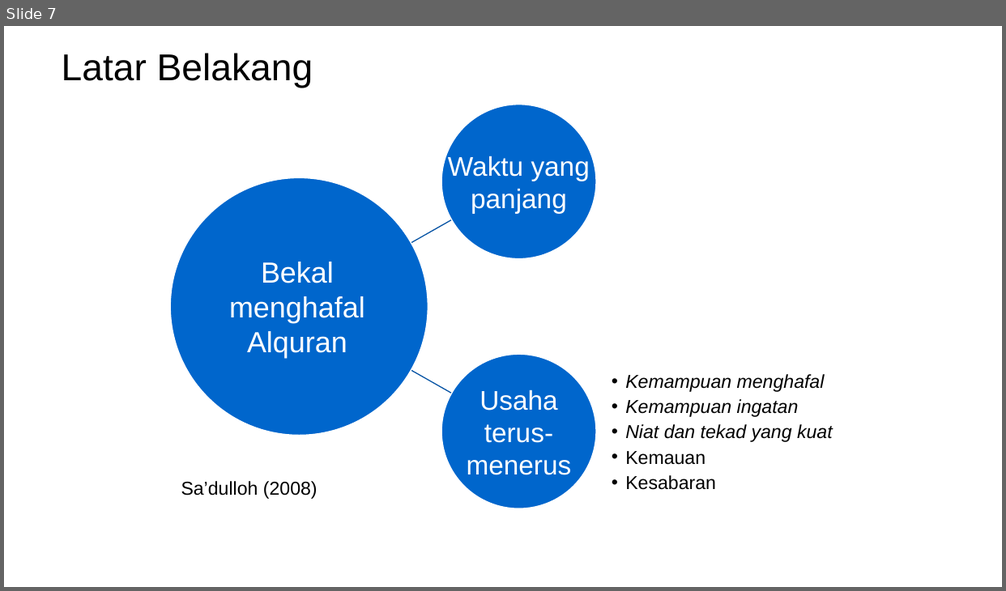
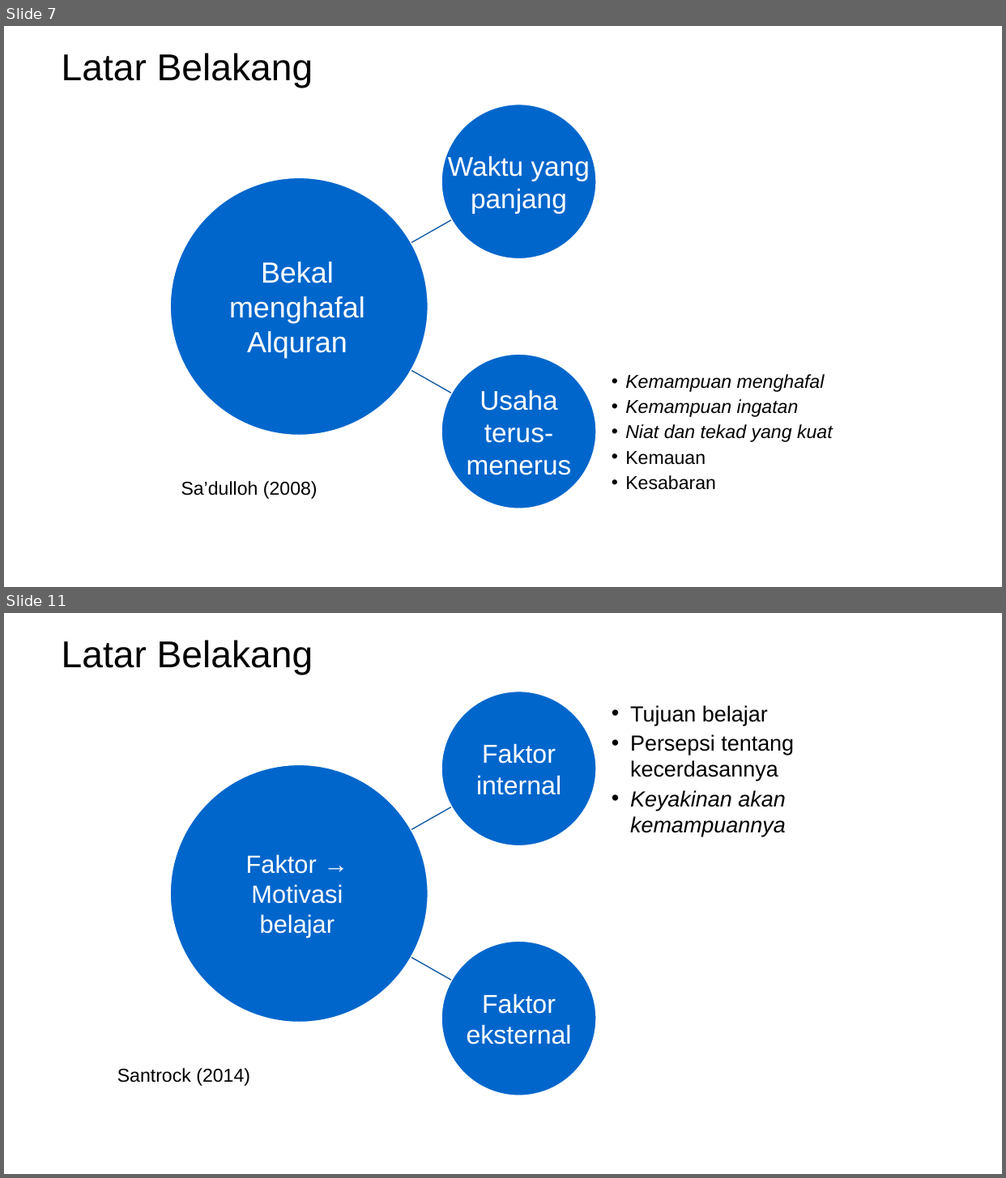
Before and after one commit to mzaini30/skripsi, a slide deck: seminar proposal.pptx. Shown one above the other, each under a label of ours: slide 7 before the commit, slides 7 and 11 after it; the slides between them are not shown. The pictures are 1006x591 and 1006x1178 pixels, drawn with LibreOffice and Linux fonts; fonts in the diff are those of the drawing; background and template pictures are left out. Boxes give left, top, right and bottom in pixels: in the first picture for what was removed or moved away, otherwise in the second. Text is boxed around its words. In the diff, an @@ line names an element or a change of style, - is before the commit and + after.

```diff
--- a/seminar proposal.pptx
+++ b/seminar proposal.pptx
@@ slide 11 added at <box>4,613,1002,1174</box>, background picture (left out) @@
@@ title added at <box>62,640,313,675</box>, 36 pt, text #000000 @@
+Latar Belakang
@@ text added at <box>246,854,343,937</box>, 24 pt, text #FFFFFF @@
+Faktor → Motivasi belajar
@@ group added at <box>170,692,794,1096</box>: 3 ellipses, 3 texts, 2 freeform shapes @@
+Faktor internal
+  • Tujuan belajar
+  • Persepsi tentang kecerdasannya
+  • Keyakinan akan kemampuannya
+Faktor eksternal
@@ text added at <box>117,1068,250,1086</box>, 18 pt, text #000000 @@
+Santrock (2014)
```
Also in this commit, not shown: 8 other slides added.
